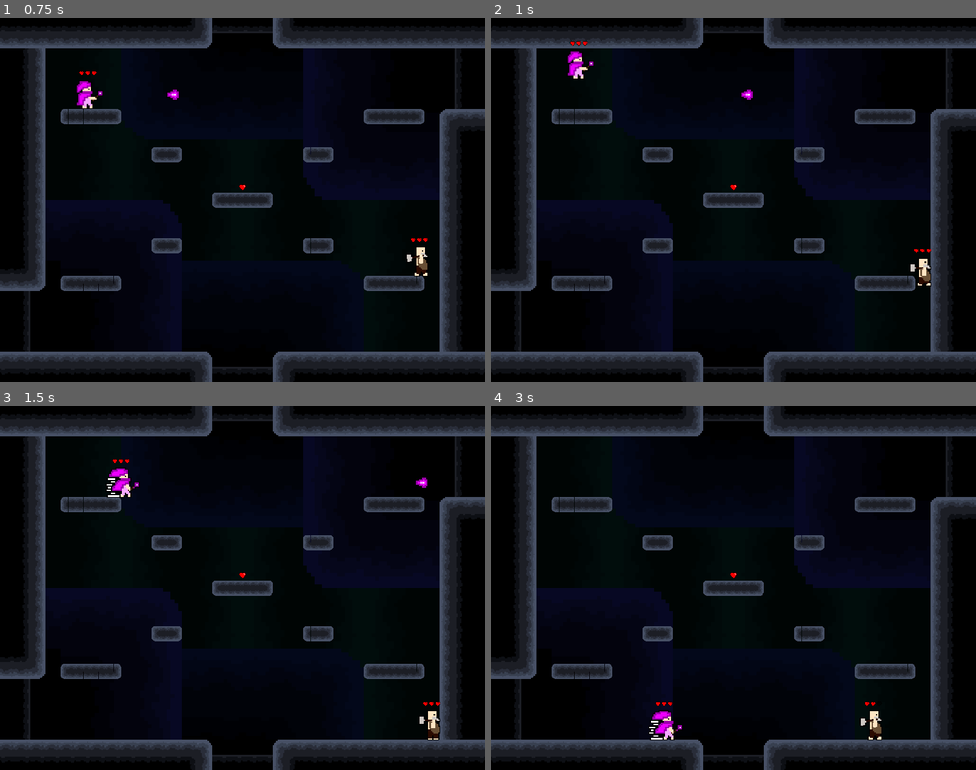
Above: before the commit, frames 1-4 (two rows, left to right).
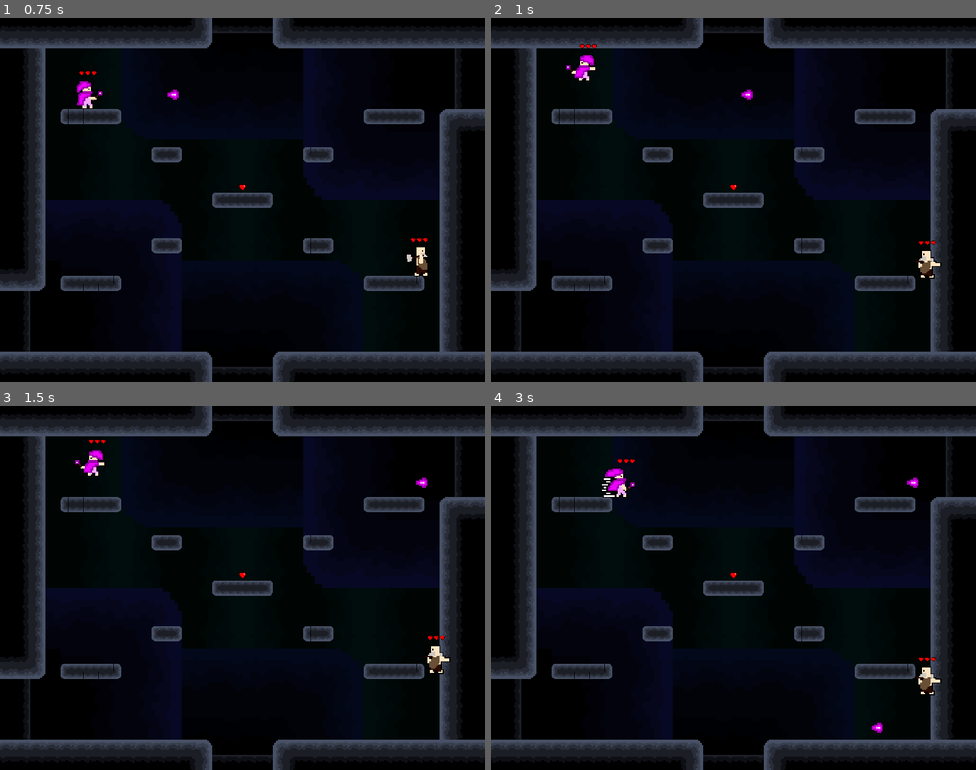
Above: after the commit, the same moments.

Repository: paulosgaf/Multiplayer-Game
Game: Godot game, scene res://Cenas/Mapa.tscn
The game is run twice, just before and just after one commit, with the same random seed, the same clock (stepped at 60 frames per second) and the same inputs.
Inputs:
- Up to frame 1 (0.75 s): tap Enter at 0.5 s; hold Right (ui_right) from 0.53 s (still down); hold V from 0.53 s (still down)
- Up to frame 2 (1 s): keep holding Right (ui_right); keep holding V; tap Space at 0.77 s
- Up to frame 3 (1.5 s): keep holding Right (ui_right); release V at 1.28 s; tap Shift at 1.35 s
- Up to frame 4 (3 s): tap Space at 1.52 s; release Right (ui_right) at 2.03 s; hold Left (ui_left) 2.03-2.78 s; hold V 2.03-2.78 s; hold Right (ui_right) from 2.78 s (still down); tap Shift at 2.85 s

Frame 1 is identical in both runs. In frame 2, 0.7% of the frame differs, in the area x 15-93%, y 6-74%; in frame 3, 1.0%; in frame 4, 1.2%, in the area x 22-93%, y 14-92%.

Commit message:
Wall Jump Adicionado

Diff:
--- a/Jogo de Plataforma Multiplayer/Cenas/Mapa.tscn
+++ b/Jogo de Plataforma Multiplayer/Cenas/Mapa.tscn
@@ -21,6 +21,15 @@
 [ext_resource path="res://Scripts/Mapa.gd" type="Script" id=19]
 [ext_resource path="res://Cenas/Pedras.tres" type="TileSet" id=20]
 [ext_resource path="res://Cenas/Life.tscn" type="PackedScene" id=21]
+[ext_resource path="res://Skins/Players/Player1/Wall0.png" type="Texture" id=22]
+[ext_resource path="res://Skins/Players/Player2/Wall0.png" type="Texture" id=23]
+[ext_resource path="res://Skins/Players/Player2/Atack1.png" type="Texture" id=24]
+
+[sub_resource type="RectangleShape2D" id=5]
+extents = Vector2( 5, 250 )
+
+[sub_resource type="RectangleShape2D" id=6]
+extents = Vector2( 5, 250 )
 
 [sub_resource type="SpriteFrames" id=1]
 animations = [ {
@@ -47,6 +56,11 @@
 "frames": [ ExtResource( 2 ) ],
 "loop": true,
 "name": "Dash",
+"speed": 5.0
+}, {
+"frames": [ ExtResource( 22 ) ],
+"loop": true,
+"name": "Wall",
 "speed": 5.0
 } ]
 
@@ -78,6 +92,16 @@
 "frames": [ ExtResource( 14 ) ],
 "loop": true,
 "name": "Dash",
+"speed": 5.0
+}, {
+"frames": [ ExtResource( 23 ) ],
+"loop": true,
+"name": "Wall",
+"speed": 5.0
+}, {
+"frames": [ ExtResource( 24 ) ],
+"loop": true,
+"name": "AtackWall",
 "speed": 5.0
 } ]
 
@@ -157,6 +181,16 @@
 collision_mask = 0
 format = 1
 tile_data = PoolIntArray( -131076, -2147483648, 0, -131075, -1610612736, 0, -131074, -2147483648, 0, -131073, -16106127 …(1027 unchanged characters)…
+
+[node name="Paredes" type="Area2D" parent="Cenario"]
+
+[node name="Direita" type="CollisionShape2D" parent="Cenario/Paredes"]
+position = Vector2( 420, 70 )
+shape = SubResource( 5 )
+
+[node name="Esquerda" type="CollisionShape2D" parent="Cenario/Paredes"]
+position = Vector2( -420, -70 )
+shape = SubResource( 6 )
 
 [node name="Camera2D" type="Camera2D" parent="."]
 current = true
@@ -204,7 +238,7 @@
 [node name="Sprite" type="AnimatedSprite" parent="Player2"]
 position = Vector2( 9, 0 )
 frames = SubResource( 3 )
-animation = "Run"
+animation = "Idle"
 flip_h = true
 
 [node name="Shape" type="CollisionShape2D" parent="Player2"]
@@ -225,5 +259,9 @@
 
 [node name="Life" parent="." instance=ExtResource( 21 )]
 position = Vector2( 0.181889, -26.5964 )
+[connection signal="body_entered" from="Cenario/Paredes" to="Player2" method="_on_Paredes_body_entered"]
+[connection signal="body_entered" from="Cenario/Paredes" to="Player1" method="_on_Paredes_body_entered"]
+[connection signal="body_exited" from="Cenario/Paredes" to="Player2" method="_on_Paredes_body_exited"]
+[connection signal="body_exited" from="Cenario/Paredes" to="Player1" method="_on_Paredes_body_exited"]
 [connection signal="timeout" from="Player1/Timer" to="Player1" method="_on_Timer_timeout"]
 [connection signal="timeout" from="Player2/Timer" to="Player2" method="_on_Timer_timeout"]
--- a/Jogo de Plataforma Multiplayer/Scripts/Player1.gd
+++ b/Jogo de Plataforma Multiplayer/Scripts/Player1.gd
@@ -1,8 +1,8 @@
 extends KinematicBody2D
 
-const UP = Vector2(0, -1)
-const GRAVITY = 30
-const JUMP_HEIGHT = -600
+var UP = Vector2(0, -1)
+var GRAVITY = 30
+var JUMP_HEIGHT = -600
 var SPEED = 200
 var tempoDash = 1.5
 var tempo = tempoDash
@@ -10,6 +10,7 @@
 var vida = 3
 var jump_cont = 0
 var extra_jump = 1
+var _on_wall = false
 var was_pressed = true
 
 #----------MOVIMENTACAO DO PERSONAGEM----------
@@ -21,47 +22,68 @@
 	var jump = Input.is_key_pressed(KEY_SPACE) && !was_pressed
 	var tiro = Input.is_key_pressed(KEY_V)
 
+	tempo += delta
+
 	#----VERIFICA SE TECLA ESTA PRESSIONADA----
 	if Input.is_key_pressed(KEY_SPACE):
 		was_pressed = true
 	elif !Input.is_key_pressed(KEY_SPACE):
 		was_pressed = false
 
-	tempo += delta
-	motion.y += GRAVITY
+	#----GRAVIDADE----
+	if !_on_wall:
+		motion.y += GRAVITY
 
-	#-----RUN-----
-	if direita:
+	#----------RUN----------
+	if direita and !_on_wall:
 		motion.x = SPEED
 		$Sprite.play("Run")
 		$Sprite.flip_h = false
 		$Shape.set_position(Vector2(-5,0))
 		$HealthBar.set_position(Vector2(-25,-50))
-	elif esquerda:
-		motion.x = -SPEED
+
+	elif esquerda and !_on_wall:
 		$Sprite.play("Run")
 		$Sprite.flip_h = true
+		motion.x = -SPEED
 		$Shape.set_position(Vector2(0,0))
 		$HealthBar.set_position(Vector2(-15,-50))
+
 	else:
 		motion.x = 0
 		$Sprite.play("Idle")
 
-	#-----JUMP-----
+	#----------JUMPs----------
 	if jump and jump_cont < extra_jump:
 		motion.y = JUMP_HEIGHT
 		jump_cont += 1
+		_on_wall = false
 
 	if is_on_floor():
 		jump_cont = 0
+
+	elif _on_wall:
+		motion.y = 30
+		jump_cont = -1
+		$Sprite.play("Wall")
+		if $Sprite.flip_h:
+			$HealthBar.set_position(Vector2(-35,-50))
+		else:
+			$HealthBar.set_position(Vector2(-5,-50))
+
 	else:
 		$Sprite.play("Jump")
 
-	#-----ATACK-----
-	if tiro:
+	#----------ATACK----------
+	if tiro and !_on_wall:
 		$Sprite.play("Atack")
 
-	#-----DASH-----
+	#----------DASH----------
+	if dash and tempo >= tempoDash and !_on_wall:
+		SPEED = 600
+		tempo = 0
+		$Timer.start()
+
 	if SPEED == 600:
 		$Sprite.play("Dash")
 		if $Sprite.flip_h:
@@ -69,12 +91,7 @@
 		else:
 			motion.x = SPEED
 
-	if dash and tempo >= tempoDash:
-		SPEED = 600
-		tempo = 0
-		$Timer.start()
-
-	#---------
+	#------------------------
 
 	motion = move_and_slide(motion, UP)
 
@@ -97,3 +114,14 @@
 func die():
 	vida = 3
 	set_global_position(Vector2(-320,-225))
+
+
+
+func _on_Paredes_body_entered(body):
+	if body is KinematicBody2D:
+		_on_wall = true
+
+
+func _on_Paredes_body_exited(body):
+	if body is KinematicBody2D:
+		_on_wall = false
--- a/Jogo de Plataforma Multiplayer/Scripts/Player2.gd
+++ b/Jogo de Plataforma Multiplayer/Scripts/Player2.gd
@@ -1,8 +1,8 @@
 extends KinematicBody2D
 
-const UP = Vector2(0, -1)
-const GRAVITY = 30
-const JUMP_HEIGHT = -600
+var UP = Vector2(0, -1)
+var GRAVITY = 30
+var JUMP_HEIGHT = -600
 var SPEED = 200
 var tempoDash = 1.5
 var tempo = tempoDash
@@ -10,6 +10,7 @@
 var vida = 3
 var jump_cont = 0
 var extra_jump = 1
+var _on_wall = false
 var was_pressed = true
 
 #----------MOVIMENTACAO DO PERSONAGEM----------
@@ -21,23 +22,27 @@
 	var jump = Input.is_key_pressed(KEY_KP_2) && !was_pressed
 	var tiro = Input.is_key_pressed(KEY_KP_3)
 
+	tempo += delta
+
 	#----VERIFICA SE TECLA ESTA PRESSIONADA----
 	if Input.is_key_pressed(KEY_KP_2):
 		was_pressed = true
 	elif !Input.is_key_pressed(KEY_KP_2):
 		was_pressed = false
 
-	tempo += delta
-	motion.y += GRAVITY
+	#----GRAVIDADE----
+	if !_on_wall:
+		motion.y += GRAVITY
 
 	#-----RUN-----
-	if direita:
+	if direita and !_on_wall:
 		motion.x = SPEED
 		$Sprite.play("Run")
 		$Sprite.flip_h = false
 		$Shape.set_position(Vector2(18,0))
 		$HealthBar.set_position(Vector2(-5,-50))
-	elif esquerda:
+
+	elif esquerda and !_on_wall:
 		motion.x = -SPEED
 		$Sprite.play("Run")
 		$Sprite.flip_h = true
@@ -47,21 +52,39 @@
 		motion.x = 0
 		$Sprite.play("Idle")
 
-	#-----JUMP-----
+	#----------JUMPs----------
 	if jump and jump_cont < extra_jump:
 		motion.y = JUMP_HEIGHT
 		jump_cont += 1
+		_on_wall = false
 
 	if is_on_floor():
 		jump_cont = 0
+
+	elif _on_wall:
+		motion.y = 30
+		jump_cont = -1
+		$Sprite.play("Wall")
+		if $Sprite.flip_h:
+			$HealthBar.set_position(Vector2(-25,-50))
+		else:
+			$HealthBar.set_position(Vector2(5,-50))
+
 	else:
 		$Sprite.play("Jump")
 
-	#-----ATACK-----
-	if tiro:
+	#----------ATACK----------
+	if tiro and !_on_wall:
 		$Sprite.play("Atack")
+	elif tiro and _on_wall:
+		$Sprite.play("AtackWall")
 
-	#-----DASH-----
+	#----------DASH----------
+	if dash and tempo >= tempoDash and !_on_wall:
+		SPEED = 600
+		tempo = 0
+		$Timer.start()
+
 	if SPEED == 600:
 		$Sprite.play("Dash")
 		if $Sprite.flip_h:
@@ -69,12 +92,7 @@
 		else:
 			motion.x = SPEED
 
-	if dash and tempo >= tempoDash:
-		SPEED = 600
-		tempo = 0
-		$Timer.start()
-
-	#--------------
+	#------------------------
 
 	motion = move_and_slide(motion, UP)
 
@@ -97,3 +115,14 @@
 func die():
 	vida = 3
 	set_global_position(Vector2(320,130))
+
+
+
+
+func _on_Paredes_body_entered(body):
+	if body is KinematicBody2D:
+		_on_wall = true
+
+func _on_Paredes_body_exited(body):
+	if body is KinematicBody2D:
+		_on_wall = false
Not shown: 3 places in Jogo de Plataforma Multiplayer/Cenas/Mapa.tscn that only renumber resources
Not shown: 2 places in Jogo de Plataforma Multiplayer/Cenas/Tiro2.tscn that only renumber resources
Binary file added: Jogo de Plataforma Multiplayer/Skins/Players/Player1/Wall0.png
Not shown, added: Jogo de Plataforma Multiplayer/Skins/Players/Player1/Wall0.png.import
Binary file changed: Jogo de Plataforma Multiplayer/Skins/Players/Player2/Atack0.png
Binary file added: Jogo de Plataforma Multiplayer/Skins/Players/Player2/Atack1.png
Not shown, added: Jogo de Plataforma Multiplayer/Skins/Players/Player2/Atack1.png.import
Binary file added: Jogo de Plataforma Multiplayer/Skins/Players/Player2/Wall0.png
Not shown, added: Jogo de Plataforma Multiplayer/Skins/Players/Player2/Wall0.png.import
Not shown, changed: Jogo de Plataforma Multiplayer/Skins/Players/Player1/Player1.psd
